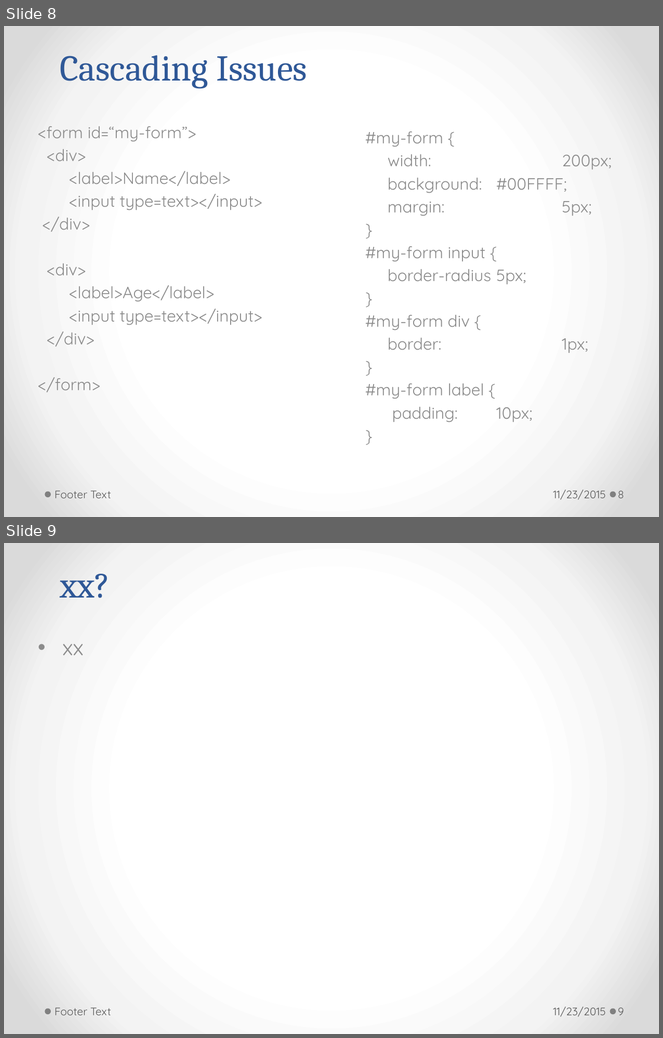
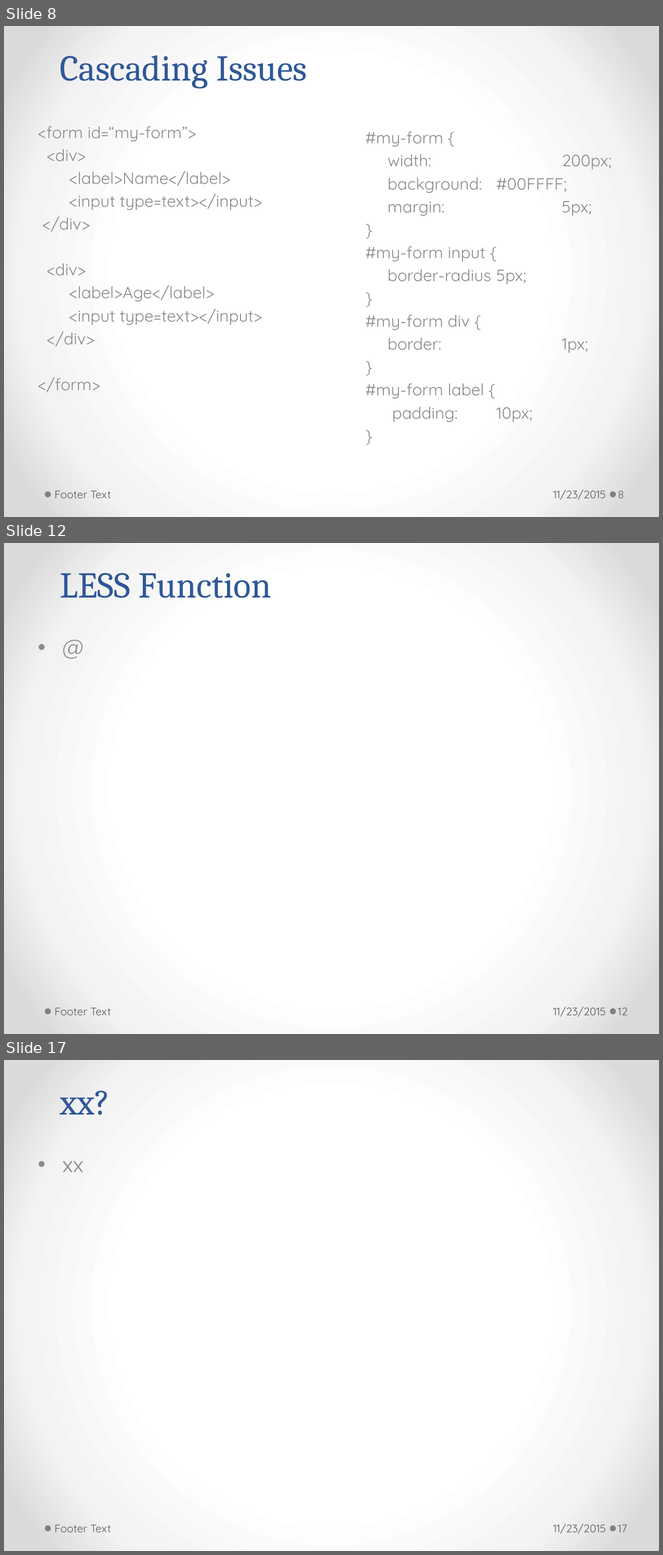
Before and after one commit to h-t-tran/work, a slide deck: brownbag/less/tech-presentation-less.pptx. Shown one above the other, each under a label of ours: slides 8 and 9 before the commit, slides 8, 12 and 17 after it; the slides between them are not shown. The pictures are 663x1038 and 663x1555 pixels, drawn with LibreOffice and Linux fonts; fonts in the diff are those of the drawing. Boxes give left, top, right and bottom in pixels: in the first picture for what was removed or moved away, otherwise in the second. Text is boxed around its words. In the diff, an @@ line names an element or a change of style, - is before the commit and + after.

Commit message:
less checkins

```diff
--- a/brownbag/less/tech-presentation-less.pptx
+++ b/brownbag/less/tech-presentation-less.pptx
@@ slide 12 added at bbox=[4, 543, 659, 1034], background gradient #FFFFFF to #F4F4F4 to #DADADA; not listed: 2 template elements that a slide beside it also shows @@
@@ title added at bbox=[60, 573, 272, 598], 40 pt, text #2F5897 @@
+LESS Function
@@ subtitle added at bbox=[32, 630, 616, 941], 24 pt, text #8C8C8C @@
+• @
@@ text added at bbox=[54, 1008, 111, 1016], 12 pt, text #595959 @@
+Footer Text
@@ text added at bbox=[553, 1007, 606, 1017], 12 pt, text #595959 @@
+11/23/2015
@@ page number added at bbox=[618, 1008, 628, 1016], 12 pt, text #595959 @@
+12
@@ what was slide 9 is now slide 17 @@
@@ page number at bbox=[618, 1525, 627, 1533]: text changed @@
-9
+17
```
Also in this commit, not shown: 1 slide changed, 7 other slides added, 14 other files.
